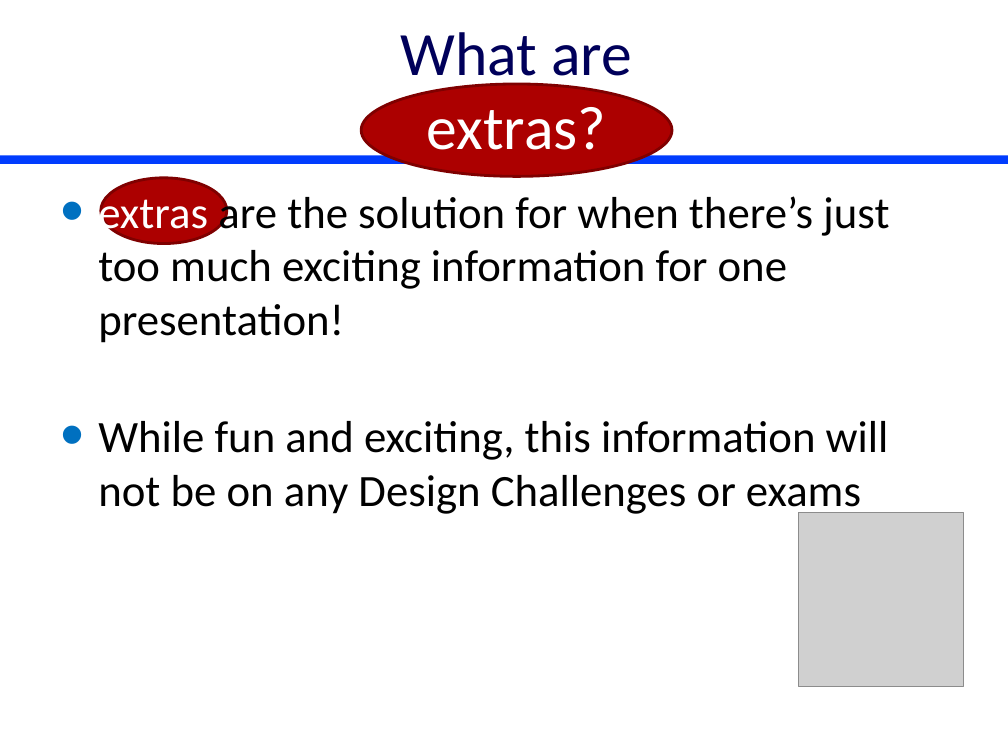
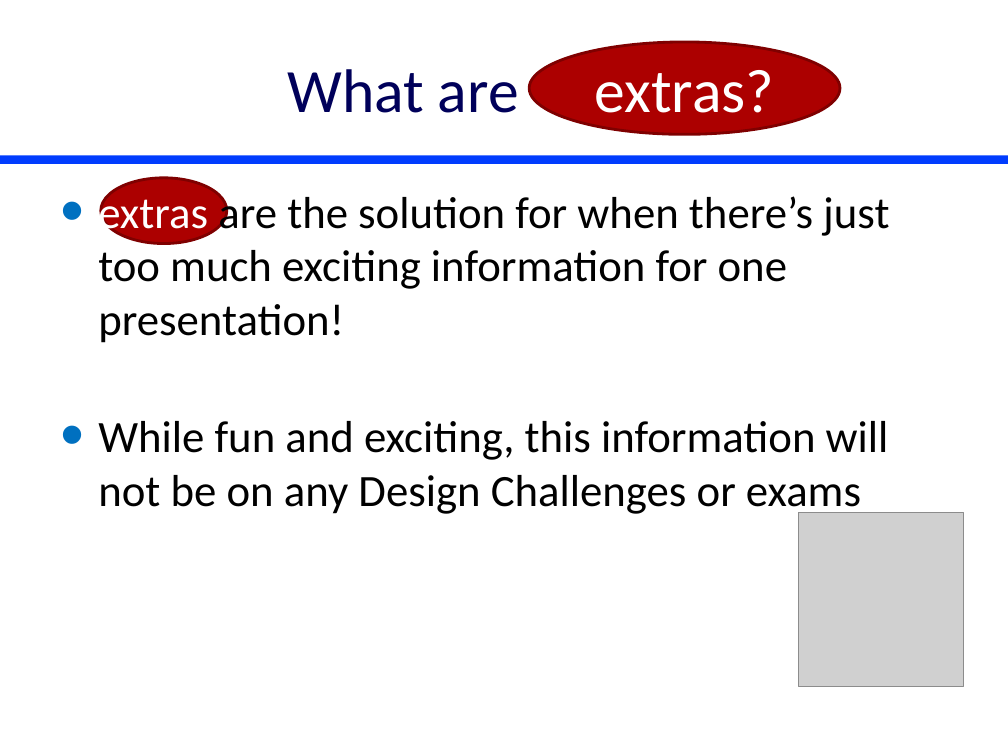
Before and after one commit to AguaClara/SWOT, a slide deck: slide 2 of Lectures/Extras/State of the Planet Extras.pptx. Drawn at 1008x756 pixels with LibreOffice and Linux fonts; fonts in the diff are those of the drawing; grey boxes stand for pictures. Boxes give left, top, right and bottom in pixels: in the first picture for what was removed or moved away, otherwise in the second. Text is boxed around its words. In the diff, an @@ line names an element or a change of style, - is before the commit and + after.

```diff
--- a/Lectures/Extras/State of the Planet Extras.pptx
+++ b/Lectures/Extras/State of the Planet Extras.pptx
@@ ellipse added at (529, 42, 840, 135), fill #AC0000, outline #7F0000 2 pt, 44 pt, text #FFFFFF @@
+extras?
@@ title at (287, 69, 519, 113): text changed @@
-What are
-extras?
+What are
@@ ellipse removed at (361, 84, 671, 176) @@
```
Also in this commit, not shown: 4 other files.
